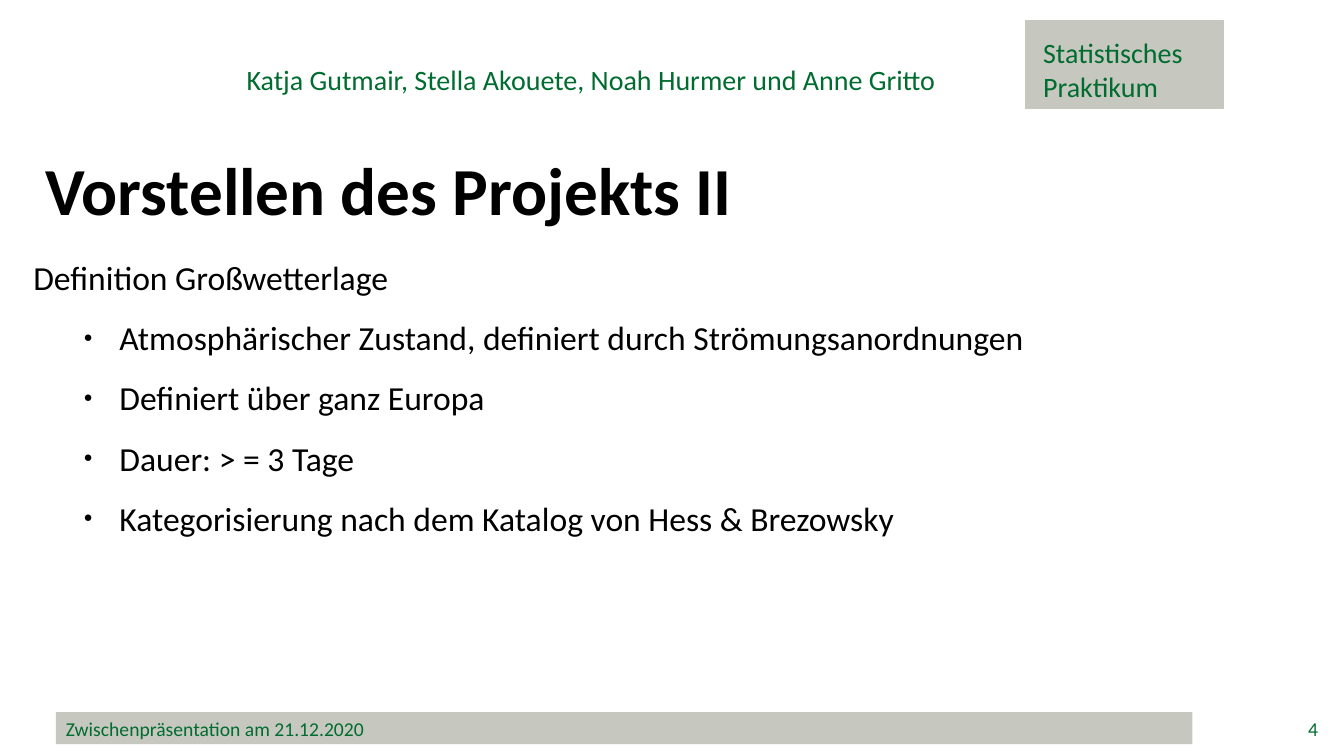
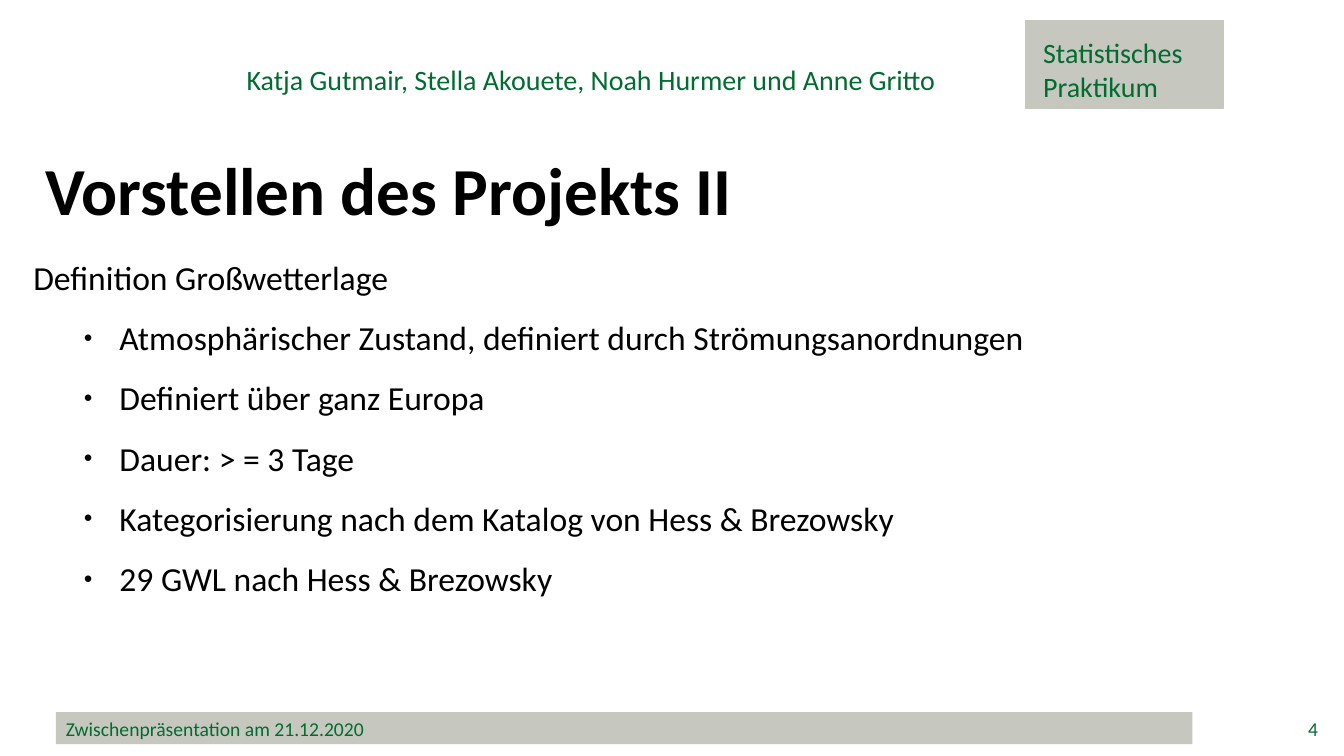
Before and after one commit to minimops/weatherFrog, a slide deck: slide 4 of ppt/Zwischenpraesentation_v1.1.pptx. Drawn at 1344x756 pixels with LibreOffice and Linux fonts; fonts in the diff are those of the drawing; background and template pictures are left out. Boxes give left, top, right and bottom in pixels: in the first picture for what was removed or moved away, otherwise in the second. Text is boxed around its words. In the diff, an @@ line names an element or a change of style, - is before the commit and + after.

```diff
--- a/ppt/Zwischenpraesentation_v1.1.pptx
+++ b/ppt/Zwischenpraesentation_v1.1.pptx
@@ text at (119,567,552,597): paragraph added @@
+  ● 29 GWL nach Hess & Brezowsky
```
Also in this commit, not shown: 2 other slides changed, 3 other files.
